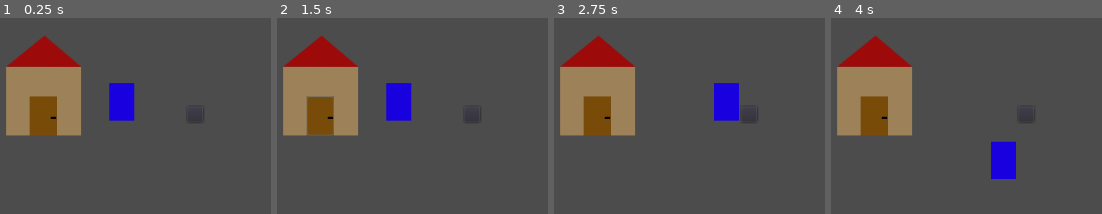
Above: before the commit, frames 1-4 (left to right).
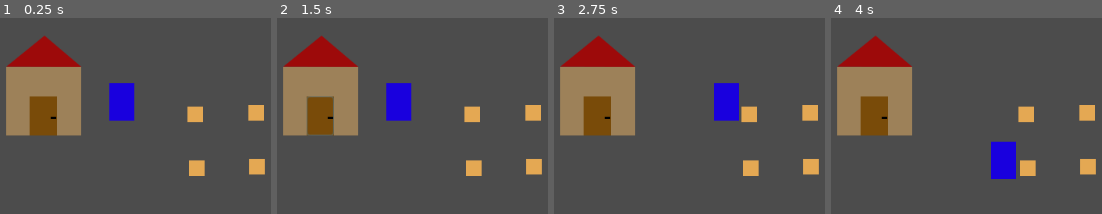
Above: after the commit, the same moments.

Repository: dietrichdaniel/Generic-Farmer
Game: Godot game, scene res://Scenes/TestLevel.tscn
Same seed, same stepped clock (60 frames per second), same inputs: the game is played once before the commit and once after it.
Inputs (mouse positions are in pixels of both pictures, inside the frame that each line leads up to):
- Up to frame 1 (0.25 s): no input
- Up to frame 2 (1.5 s): click (472, 114) at 0.52 s; click (320, 116) at 1.25 s
- Up to frame 3 (2.75 s): tap Enter (ui_accept) at 2, 2.27 s; hold D (Right) from 2.03 s (still down)
- Up to frame 4 (4 s): release D (Right) at 2.78 s; hold S (Down) 2.78-3.53 s; tap Enter (ui_accept) at 3.02 s; hold D (Right) from 3.53 s (still down)

The runs differ from the first frame. In frame 1, 2.0% of the frame differs, in the area x 69-98%, y 44-81%; in frame 2, 2.0%; in frame 3, 2.0%; in frame 4, 2.0%.

Commit message:
wtf
some things are screwed up, not sure why

Diff:
--- a/Scenes/Crop.tscn
+++ b/Scenes/Crop.tscn
@@ -1,8 +1,11 @@
-[gd_scene load_steps=2 format=2]
+[gd_scene load_steps=3 format=2]
 
 [ext_resource path="res://Scripts/Crop.gd" type="Script" id=1]
+[ext_resource path="res://Sprites/Crop.png" type="Texture" id=2]
 
 [node name="Crop" type="Node2D"]
 script = ExtResource( 1 )
 
 [node name="Sprite" type="Sprite" parent="."]
+texture = ExtResource( 2 )
+hframes = 4
--- a/Scenes/Door.tscn
+++ b/Scenes/Door.tscn
@@ -17,9 +17,6 @@
 button_mask = 2
 flat = true
 script = ExtResource( 2 )
-__meta__ = {
-"_edit_use_anchors_": false
-}
 target_scene = ExtResource( 1 )
 
 [node name="DoorRange" type="Area2D" parent="."]
--- a/Scenes/HouseInside.tscn
+++ b/Scenes/HouseInside.tscn
@@ -1,5 +1,6 @@
-[gd_scene load_steps=3 format=2]
+[gd_scene load_steps=4 format=2]
 
+[ext_resource path="res://Scenes/Soil.tscn" type="PackedScene" id=1]
 [ext_resource path="res://Scenes/Bed.tscn" type="PackedScene" id=2]
 [ext_resource path="res://Scripts/HouseInside.gd" type="Script" id=4]
 
@@ -14,3 +15,6 @@
 
 [node name="In" type="Position2D" parent="."]
 position = Vector2( 467, 331 )
+
+[node name="Soil" parent="." instance=ExtResource( 1 )]
+position = Vector2( 608, 458 )
--- a/Scenes/Soil.tscn
+++ b/Scenes/Soil.tscn
@@ -1,16 +1,27 @@
-[gd_scene load_steps=5 format=2]
+[gd_scene load_steps=6 format=2]
 
 [ext_resource path="res://Scripts/Soil.gd" type="Script" id=1]
 [ext_resource path="res://Scenes/Crop.tscn" type="PackedScene" id=2]
+[ext_resource path="res://Sprites/soil.png" type="Texture" id=3]
+
+[sub_resource type="RectangleShape2D" id=2]
 
 [sub_resource type="RectangleShape2D" id=1]
 extents = Vector2( 37, 32 )
 
-[sub_resource type="RectangleShape2D" id=2]
-
 [node name="Soil" type="Node2D"]
 script = ExtResource( 1 )
 Crop = ExtResource( 2 )
+
+[node name="Sprite" type="Sprite" parent="."]
+position = Vector2( -9.53674e-07, 9.53674e-07 )
+scale = Vector2( 0.3125, 0.3125 )
+texture = ExtResource( 3 )
+
+[node name="Area2D" type="Area2D" parent="."]
+
+[node name="CollisionShape2D" type="CollisionShape2D" parent="Area2D"]
+shape = SubResource( 2 )
 
 [node name="Button" type="Button" parent="."]
 margin_left = -10.0
@@ -18,9 +29,7 @@
 margin_right = 10.0
 margin_bottom = 10.0
 button_mask = 2
-__meta__ = {
-"_edit_use_anchors_": false
-}
+flat = true
 
 [node name="Range" type="Area2D" parent="Button"]
 
@@ -28,13 +37,6 @@
 position = Vector2( 10, 10 )
 shape = SubResource( 1 )
 
-[node name="Sprite" type="Sprite" parent="."]
-
-[node name="Area2D" type="Area2D" parent="."]
-
-[node name="CollisionShape2D" type="CollisionShape2D" parent="Area2D"]
-shape = SubResource( 2 )
-
 [node name="Position2D" type="Position2D" parent="."]
 
 [connection signal="pressed" from="Button" to="." method="_on_Button_pressed"]
--- a/Scenes/TestLevel.tscn
+++ b/Scenes/TestLevel.tscn
@@ -12,5 +12,14 @@
 [node name="Soil" parent="." instance=ExtResource( 3 )]
 position = Vector2( 360, 230 )
 
+[node name="Soil2" parent="." instance=ExtResource( 3 )]
+position = Vector2( 439, 297 )
+
+[node name="Soil3" parent="." instance=ExtResource( 3 )]
+position = Vector2( 362, 299 )
+
+[node name="Soil4" parent="." instance=ExtResource( 3 )]
+position = Vector2( 438, 228 )
+
 [node name="House" parent="." instance=ExtResource( 1 )]
 position = Vector2( 166, 193 )
--- a/Scripts/Soil.gd
+++ b/Scripts/Soil.gd
@@ -12,6 +12,7 @@
 		var soil_pos = Global.soil_list.find(soil_name)
 
 		Global.crop_days[soil_pos] -= 1
+
 		if Global.crop_days[soil_pos] == 0:
 			Global.crop_days.remove(soil_pos)
 			Global.soil_list.remove(soil_pos)
@@ -21,9 +22,12 @@
 
 
 func _on_Button_pressed():
+	print(has_crop, "foi")
 	if has_crop == false:
 		var c = Crop.instance()
 		get_parent().add_child(c)
+		c.position = $Position2D.position
+
 		Global.soil_list.append(name)
 		has_crop = true
 
Binary file added: Sprites/Crop.png
Not shown, added: Sprites/Crop.png.import
Binary file added: Sprites/soil.png
Not shown, added: Sprites/soil.png.import
